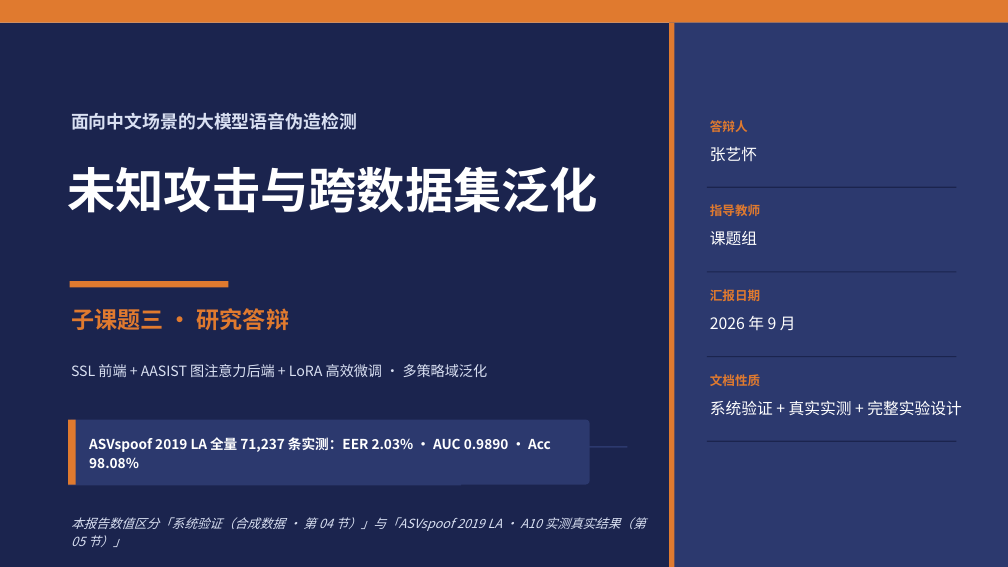
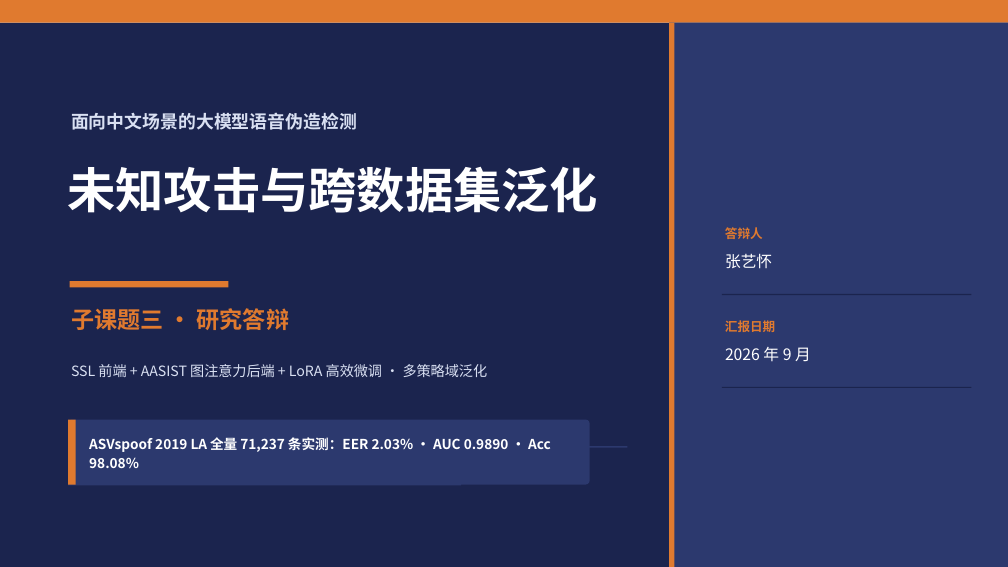
Before and after one commit to Yihuai-Zhang/learngit, a slide deck: slide 1 of 子课题三答辩-未知攻击与跨数据集泛化.pptx. Drawn at 1008x567 pixels with LibreOffice and Linux fonts; fonts in the diff are those of the drawing. Boxes give left, top, right and bottom in pixels: in the first picture for what was removed or moved away, otherwise in the second. Text is boxed around its words. In the diff, an @@ line names an element or a change of style, - is before the commit and + after.

```diff
--- a/子课题三答辩-未知攻击与跨数据集泛化.pptx
+++ b/子课题三答辩-未知攻击与跨数据集泛化.pptx
@@ text removed at [710, 204, 760, 216] @@
-指导教师
@@ text removed at [710, 231, 757, 245] @@
-课题组
@@ text "答辩人": place and size @@
-text "答辩人" at [710, 120, 748, 132]
+text "答辩人" at [725, 227, 763, 239]
@@ text "张艺怀": place and size @@
-text "张艺怀" at [710, 146, 757, 162]
+text "张艺怀" at [725, 253, 772, 269]
@@ rectangle removed at [707, 271, 957, 272] @@
@@ rectangle: place and size @@
-rectangle at [707, 187, 957, 188]
+rectangle at [722, 294, 972, 295]
@@ text removed at [710, 374, 760, 386] @@
-文档性质
@@ 2 texts, 1 rectangle: place and size @@
-2 texts, 1 rectangle at [707, 289, 957, 357]
+2 texts, 1 rectangle at [722, 320, 972, 388]
@@ text removed at [710, 400, 961, 416] @@
-系统验证 + 真实实测 + 完整实验设计
@@ rectangle removed at [707, 441, 957, 442] @@
@@ text removed at [71, 517, 646, 547] @@
-本报告数值区分「系统验证（合成数据 · 第 04 节）」与「ASVspoof 2019 LA · A10 实测真实结果（第 05 节）」
```
Also in this commit, not shown: 30 other slides changed, 1 slide added, 3 slides removed, 2 other files.
